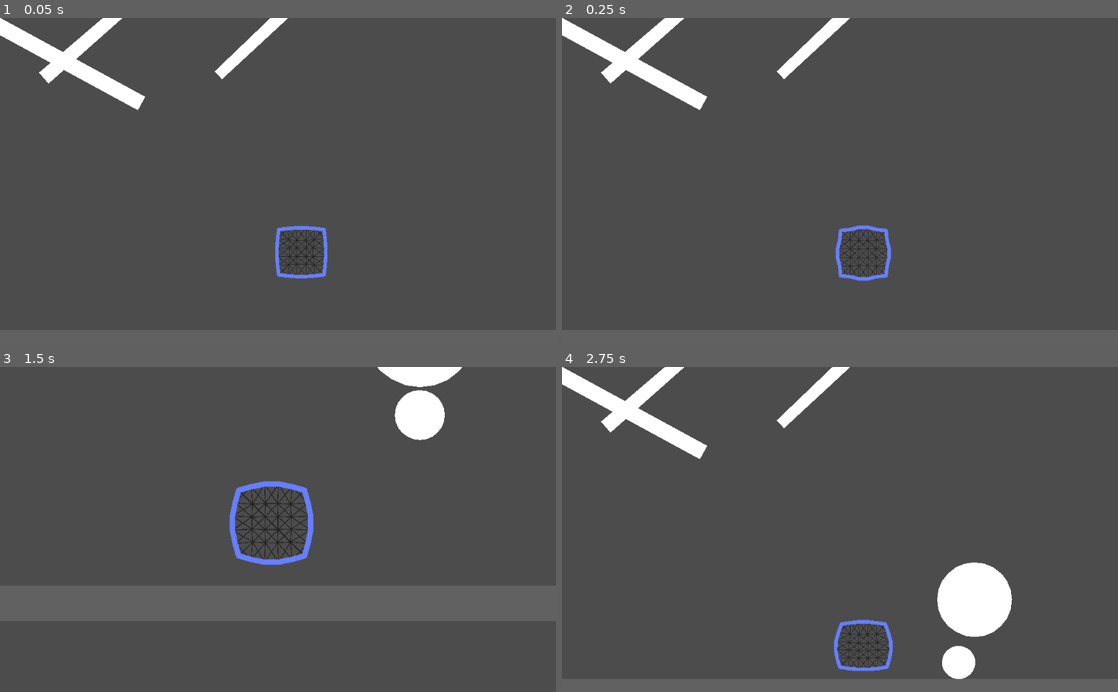
Above: before the commit, frames 1-4 (two rows, left to right).
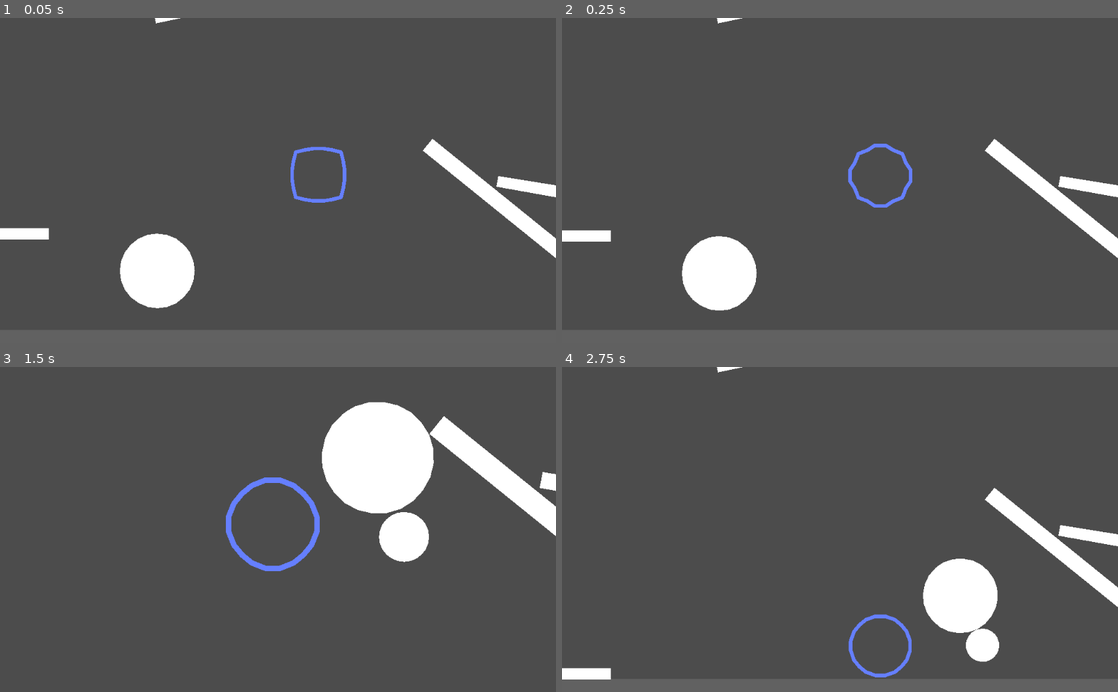
Above: after the commit, the same moments.

Repository: bustedwallstudios/Softbody
Game: Godot game, scene res://2dWorld.tscn
The game is run twice, just before and just after one commit, with the same random seed, the same clock (stepped at 60 frames per second) and the same inputs.
Inputs (mouse positions are in pixels of both pictures, inside the frame that each line leads up to):
- Up to frame 1 (0.05 s): no input
- Up to frame 2 (0.25 s): no input
- Up to frame 3 (1.5 s): tap Enter (enterKey) at 0.5, 0.6, 1.35 s; move the mouse to (400, 513) at 0.52 s; hold Right (ui_right) 0.53-1.28 s; tap Keypad Enter (ui_accept) at 0.77 s; move the mouse to (400, 523) at 1.27 s; hold Down (ui_down) from 1.28 s (still down)
- Up to frame 4 (2.75 s): tap Keypad Enter (ui_accept) at 1.52 s; move the mouse to (895, 458) at 2.02 s; release Down (ui_down) at 2.03 s; hold Right (ui_right) from 2.03 s (still down); tap Enter (enterKey) at 2.1 s

The runs differ from the first frame. In frame 1, 8.2% of the frame differs, in the area x 0-100%, y 0-90%; in frame 2, 8.2%; in frame 3, 11%, in the area x 40-100%, y 0-63%; in frame 4, 7.8%.

Commit message:
did some stuff with math i think

Diff:
--- a/2dWorld.tscn
+++ b/2dWorld.tscn
@@ -51,8 +51,8 @@
 polygon = PoolVector2Array( -5.95, -0.225, 5.95, -0.225, 5.95, 1.075, -5.95, 1.075 )
 
 [node name="RotatingBeam" type="StaticBody2D" parent="World"]
-position = Vector2( -1622, -1144 )
-rotation = 0.499164
+position = Vector2( 633, -2665 )
+rotation = 1.99666
 scale = Vector2( 1.475, 5 )
 __meta__ = {
 "_edit_group_": true
@@ -66,9 +66,9 @@
 polygon = PoolVector2Array( -546, 3.99805, -546, -13.002, 659, -12.9976, 659, 4.00244 )
 
 [node name="RotatingBeam4" type="StaticBody2D" parent="World"]
-position = Vector2( -951, -2204 )
+position = Vector2( 1349, -73.0001 )
 rotation = -2.46091
-scale = Vector2( 1.172, 5 )
+scale = Vector2( 1, 5 )
 __meta__ = {
 "_edit_group_": true
 }
@@ -81,8 +81,8 @@
 polygon = PoolVector2Array( -546, 3.99805, -546, -13.002, 659, -12.9976, 659, 4.00244 )
 
 [node name="RotatingBeam2" type="StaticBody2D" parent="World"]
-position = Vector2( 147, -1321 )
-rotation = 2.3911
+position = Vector2( -142, -1282 )
+rotation = -0.193732
 scale = Vector2( 1.016, 3.251 )
 script = ExtResource( 4 )
 __meta__ = {
@@ -100,8 +100,8 @@
 polygon = PoolVector2Array( -27.2157, -0.289926, 32.9624, -0.241419, 32.9287, 0.677203, -27.2257, 0.947976 )
 
 [node name="RotatingBeam3" type="StaticBody2D" parent="World"]
-position = Vector2( -882, -1190 )
-rotation = -0.712094
+position = Vector2( 1859, -166 )
+rotation = 3.31613
 scale = Vector2( 1, 3.251 )
 script = ExtResource( 4 )
 __meta__ = {
@@ -119,7 +119,7 @@
 polygon = PoolVector2Array( -27.2157, -0.289926, 32.9624, -0.241419, 32.9287, 0.677203, -27.2257, 0.947976 )
 
 [node name="Beam" type="RigidBody2D" parent="World"]
-position = Vector2( -80, -1780 )
+position = Vector2( -1672, 4 )
 mass = 20.0
 gravity_scale = 3.72
 can_sleep = false
@@ -162,7 +162,7 @@
 polygon = PoolVector2Array( -4.45, 1.625, -4.6, 0.425001, -4.45, -0.775, -4, -1.875, -3.25, -2.825, -2.3, -3.575, -1.2, …(247 unchanged characters)…
 
 [node name="BigBall" type="RigidBody2D" parent="World"]
-position = Vector2( -1433, -1779 )
+position = Vector2( -671, 230 )
 collision_layer = 3
 collision_mask = 3
 input_pickable = true
@@ -185,12 +185,11 @@
 polygon = PoolVector2Array( -4.45, 1.625, -4.6, 0.425001, -4.45, -0.775, -4, -1.875, -3.25, -2.825, -2.3, -3.575, -1.2, …(247 unchanged characters)…
 
 [node name="SquishyBody" parent="." instance=ExtResource( 5 )]
+position = Vector2( 94, -429 )
 pointsVert = 6
-stiffness = 10.0
-plasticity = 0.1
-memory = 1.0
+stiffness = 10.27
 edgeBulges = 1.0
-includeCornerSupports = false
+showLines = false
 
 [connection signal="input_event" from="World/Ball" to="World/Ball" method="inputEvent"]
 [connection signal="input_event" from="World/BigBall" to="World/BigBall" method="inputEvent"]
--- a/Objects/SquishyBody.gd
+++ b/Objects/SquishyBody.gd
@@ -122,11 +122,13 @@
 	var d = orthogSpringLength
 	var diagPxBetweenPoints = pythag(d, d)
 
+	# aldkjfadf
+	var r = pythag(sizeInPx, sizeInPx) / 2.0
+	var bulgeToCreateCircle = (r - ((r * sqrt(2)) / 2)) * 2
+
 	for y in pointsVert:
 		for x in pointsHorz:
 			# Magic?? No, this is all still math
-			var r = pythag(sizeInPx, sizeInPx) / 2.0
-			var bulgeToCreateCircle = r - ((r * sqrt(2)) / 2)
 
 			# Adding this number to the spring length results in the middle of the
 			# shape bulging outwards, to make it more like a circle, based on edgeBulges.
